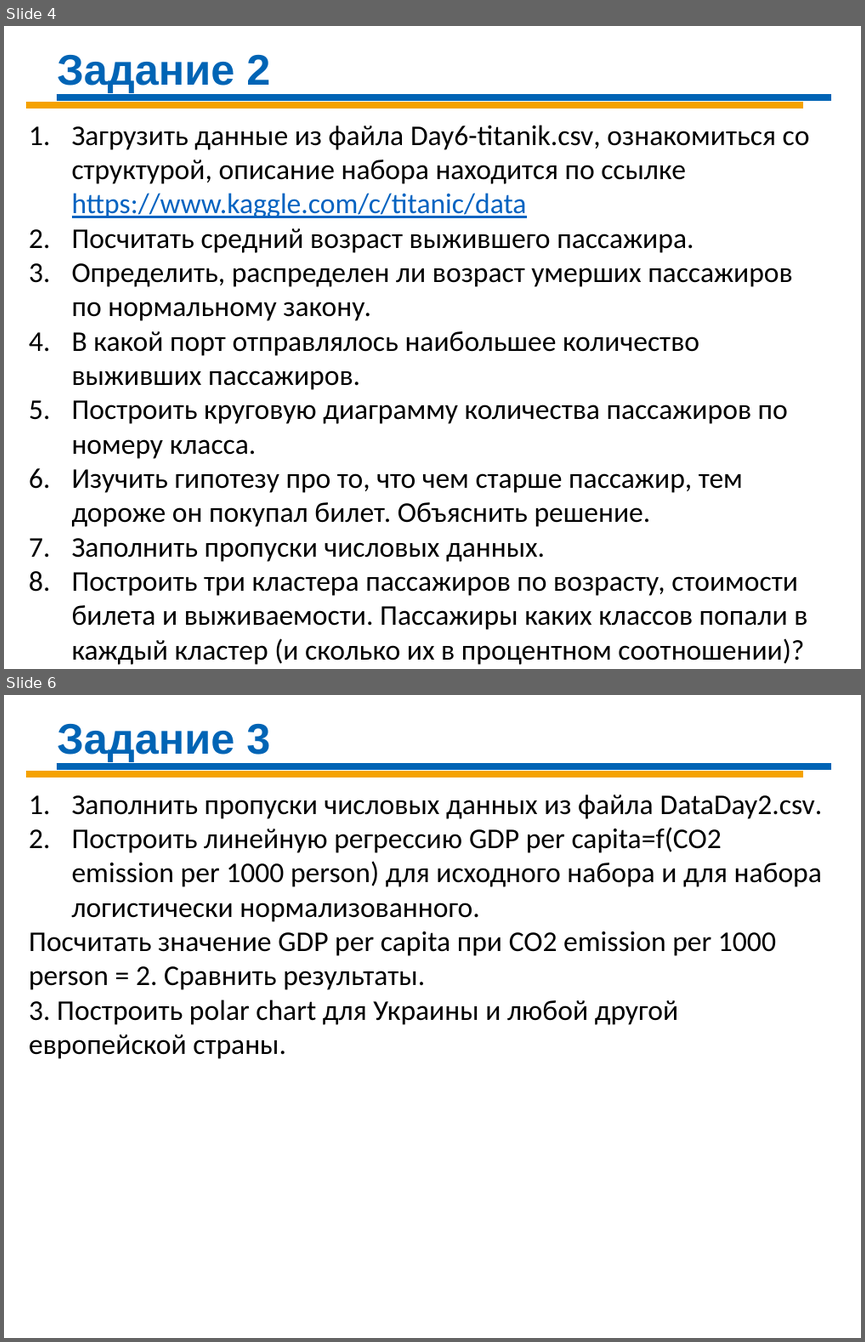
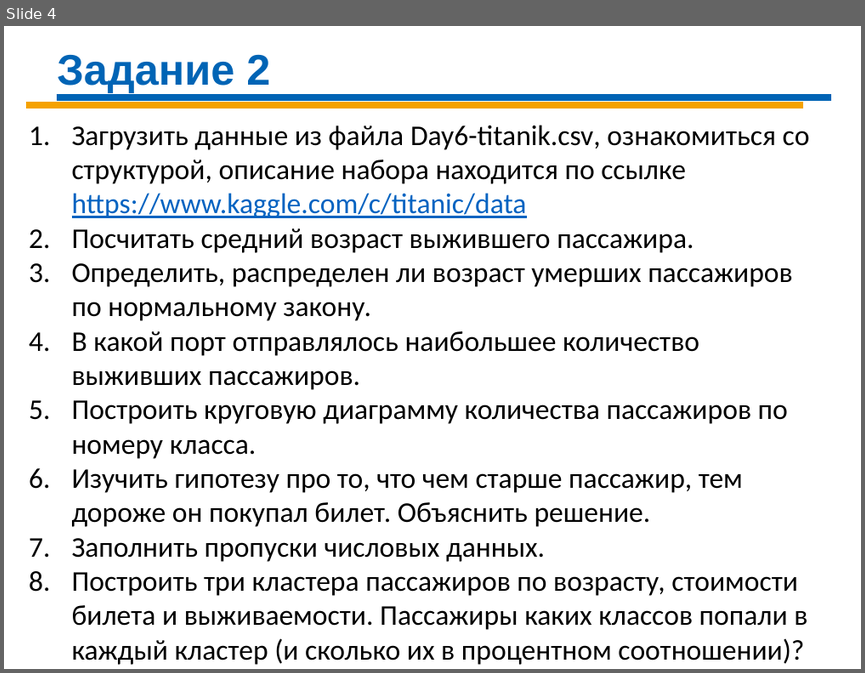
Before and after one commit to Demolis/Infopulse, a slide deck: Sat_Data_Science/DS-Day-06 R.pptx. Shown one above the other, each under a label of ours: slides 4 and 6 before the commit, slide 4 after it; the slides between them are not shown. The pictures are 865x1342 and 865x673 pixels, drawn with LibreOffice and Linux fonts; fonts in the diff are those of the drawing. Boxes give left, top, right and bottom in pixels: in the first picture for what was removed or moved away, otherwise in the second. Text is boxed around its words. In the diff, an @@ line names an element or a change of style, - is before the commit and + after.

```diff
--- a/Sat_Data_Science/DS-Day-06 R.pptx
+++ b/Sat_Data_Science/DS-Day-06 R.pptx
@@ slide 6 removed at [4, 695, 861, 1338], background #FFFFFF @@
@@ text removed at [57, 724, 270, 762] @@
-Задание 3
@@ line removed from (56, 766) to (831, 766) @@
@@ line removed from (26, 774) to (802, 774) @@
@@ text removed at [29, 794, 823, 1059] @@
-1. Заполнить пропуски числовых данных из файла DataDay2.csv.
-2. Построить линейную регрессию GDP per capita=f(CO2 emission per 1000 person) для исходного набора и для набора логистически нормализованного.
-Посчитать значение GDP per capita при CO2 emission per 1000 person = 2. Сравнить результаты.
-3. Построить polar chart для Украины и любой другой европейской страны.
```
Also in this commit, not shown: 1 other slide removed.
